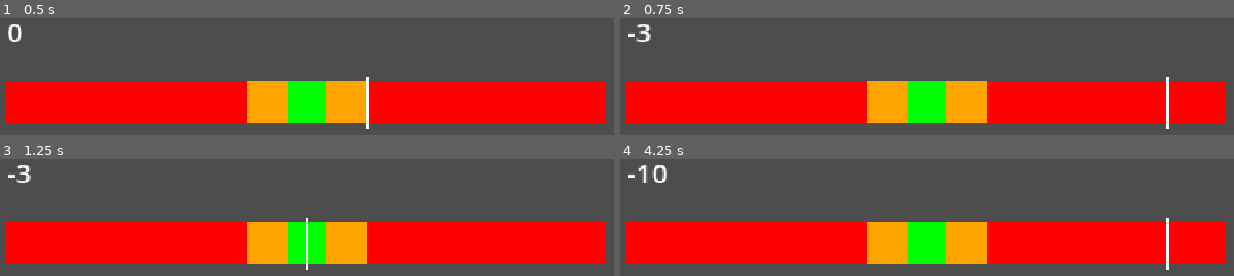
Above: before the commit, frames 1-4 (two rows, left to right).
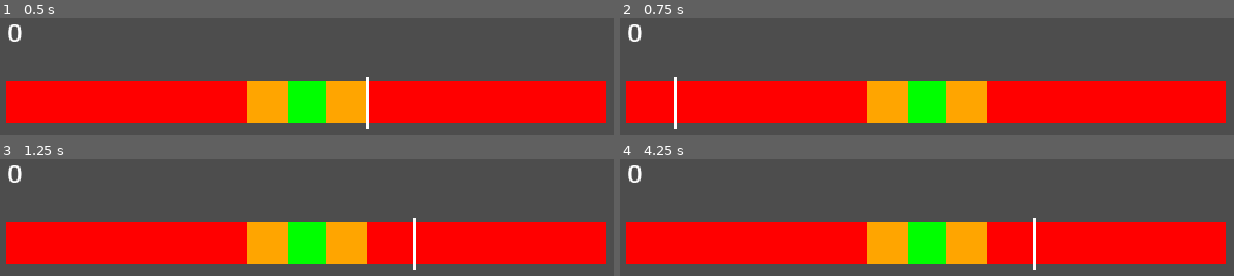
Above: after the commit, the same moments.

Repository: molive6316github/lil-pushup-dude
Game: Godot game, scene res://node_2d.tscn
The game is run twice, just before and just after one commit, with the same random seed, the same clock (stepped at 60 frames per second) and the same inputs.
Inputs (mouse positions are in pixels of both pictures, inside the frame that each line leads up to):
- Up to frame 1 (0.5 s): no input
- Up to frame 2 (0.75 s): tap Enter (ui_accept) at 0.5 s; move the mouse to (1105, 58) at 0.52 s; hold Enter (ui_accept) from 0.53 s (still down); click (1105, 58) at 0.67 s
- Up to frame 3 (1.25 s): keep holding Enter (ui_accept)
- Up to frame 4 (4.25 s): move the mouse to (767, 245) at 1.27 s; release Enter (ui_accept) at 1.28 s; tap Enter (ui_accept) at 1.35, 1.52, 1.82, 2.85, 3.02, 3.32 s; click (767, 245) at 1.42 s; move the mouse to (outside the picture) at 2.02 s; hold Enter (ui_accept) 2.03-2.78 s; click (outside the picture) at 2.17 s; move the mouse to (outside the picture) at 2.77 s; click (outside the picture) at 2.92 s; move the mouse to (outside the picture) at 3.52 s; hold Enter (ui_accept) from 3.53 s (still down); click (outside the picture) at 3.67 s

Frame 1 is identical in both runs. In frame 2, 0.8% of the frame differs, in the area x 1-90%, y 5-95%; in frame 3, 0.7%; in frame 4, 1.1%.

Commit message:
the bar fatigues
click too fast? you restart now. have fun time

Diff:
--- a/control.gd
+++ b/control.gd
@@ -8,41 +8,50 @@
 var green_half := 0.03
 var yellow_half := 0.10
 var score := 0
-var won := false
+var fatigue := 0.0
 
 func _ready():
 	label.add_theme_font_size_override("font_size", 40)
 	label.text = "0"
 
+func restart():
+	pos = 0.0
+	dir = 1.0
+	green_half = 0.03
+	yellow_half = 0.10
+	score = 0
+	fatigue = 0.0
+	label.text = "0"
+
 func _process(delta):
-	if not won:
-		pos += dir * speed * delta
-		if pos >= 1.0: pos = 1.0; dir = -1.0
-		if pos <= 0.0: pos = 0.0; dir = 1.0
+	fatigue = max(0.0, fatigue - 0.8 * delta)
+	pos += dir * speed * delta
+	if pos >= 1.0: pos = 1.0; dir = -1.0
+	if pos <= 0.0: pos = 0.0; dir = 1.0
 	var w := size.x * 0.75
 	var x := (size.x - w) / 2.0
 	label.position = Vector2(x, size.y * 0.5 - 100)
 	queue_redraw()
 
 func _input(e):
-	if won:
+	var clicked: bool = (e is InputEventMouseButton and e.pressed) or e.is_action_pressed("ui_accept")
+	if not clicked:
 		return
-	if (e is InputEventMouseButton and e.pressed) or e.is_action_pressed("ui_accept"):
-		var d = abs(pos - 0.5)
-		if d <= green_half:
-			score += 1
-			if score >= 0:
-				green_half += 0.005
-				yellow_half += 0.01
-		elif d > yellow_half:
-			score -= 1
-			green_half = max(0.03, green_half - 0.002)
-			yellow_half = max(0.10, yellow_half - 0.004)
-		if score >= 100:
-			won = true
-			label.text = "congrats you are win"
-		else:
-			label.text = str(score)
+	var d = abs(pos - 0.5)
+	if d <= green_half:
+		score += 1
+		if score >= 0:
+			green_half += 0.005
+			yellow_half += 0.01
+	elif d > yellow_half:
+		score -= 1
+		green_half = max(0.03, green_half - 0.002)
+		yellow_half = max(0.10, yellow_half - 0.004)
+	fatigue += 0.5
+	if fatigue >= 1.0 or score >= 100:
+		restart()
+	else:
+		label.text = str(score)
 
 func _draw():
 	var w := size.x * 0.75
